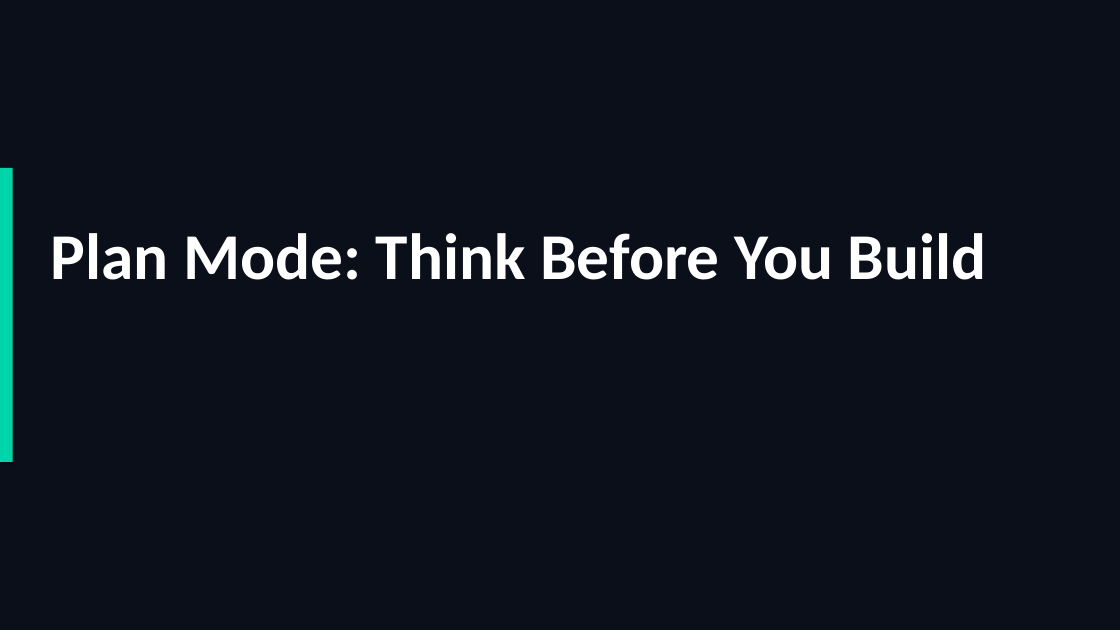
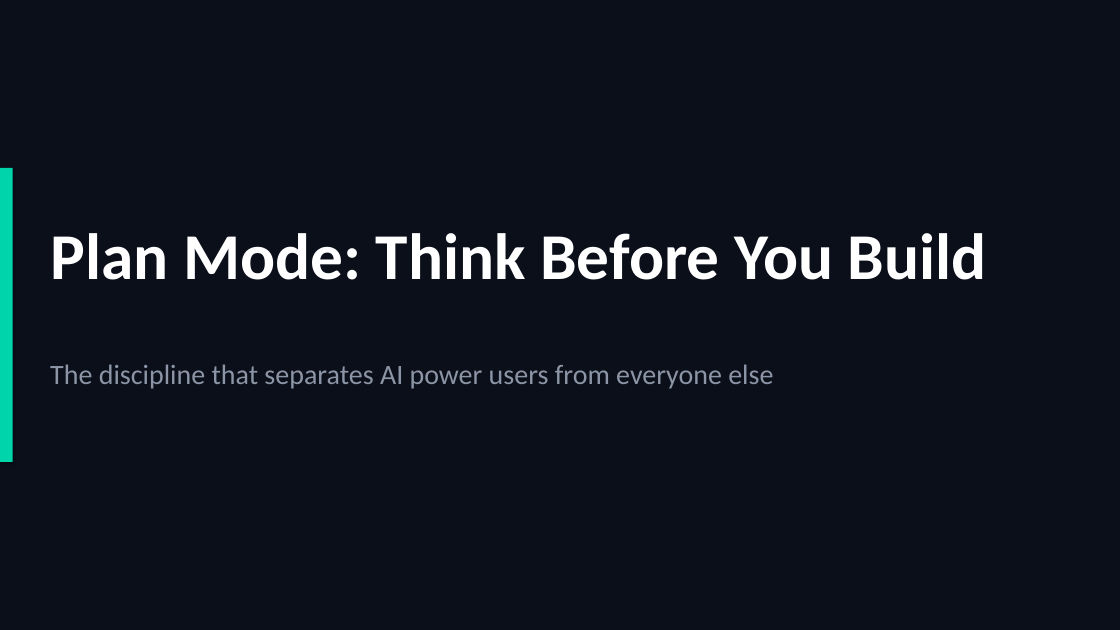
Before and after one commit to scottrhay/AIA-ClaudeCopilot, a slide deck: slide 64 of slides/Day2_Claude_Code_Fundamentals.pptx (slide 61 before the commit). Drawn at 1120x630 pixels with LibreOffice and Linux fonts; fonts in the diff are those of the drawing. Boxes give left, top, right and bottom in pixels: in the first picture for what was removed or moved away, otherwise in the second. Text is boxed around its words. In the diff, an @@ line names an element or a change of style, - is before the commit and + after.

Commit message:
fix: regenerate Day 2 — fix code wrap, section dividers, empty slides
Root cause: code handler had word_wrap=False causing wrap=none in XML,
making all code text extend off-screen. Fixed to word_wrap=True.
Section dividers now show subtitles. All 117 slides populated.

```diff
--- a/slides/Day2_Claude_Code_Fundamentals.pptx
+++ b/slides/Day2_Claude_Code_Fundamentals.pptx
@@ text added at <box>50,364,773,389</box>, 24 pt, text #8B95A5 @@
+The discipline that separates AI power users from everyone else
```
Also in this commit, not shown: 34 other slides changed, 51 slides added, 48 slides removed.
